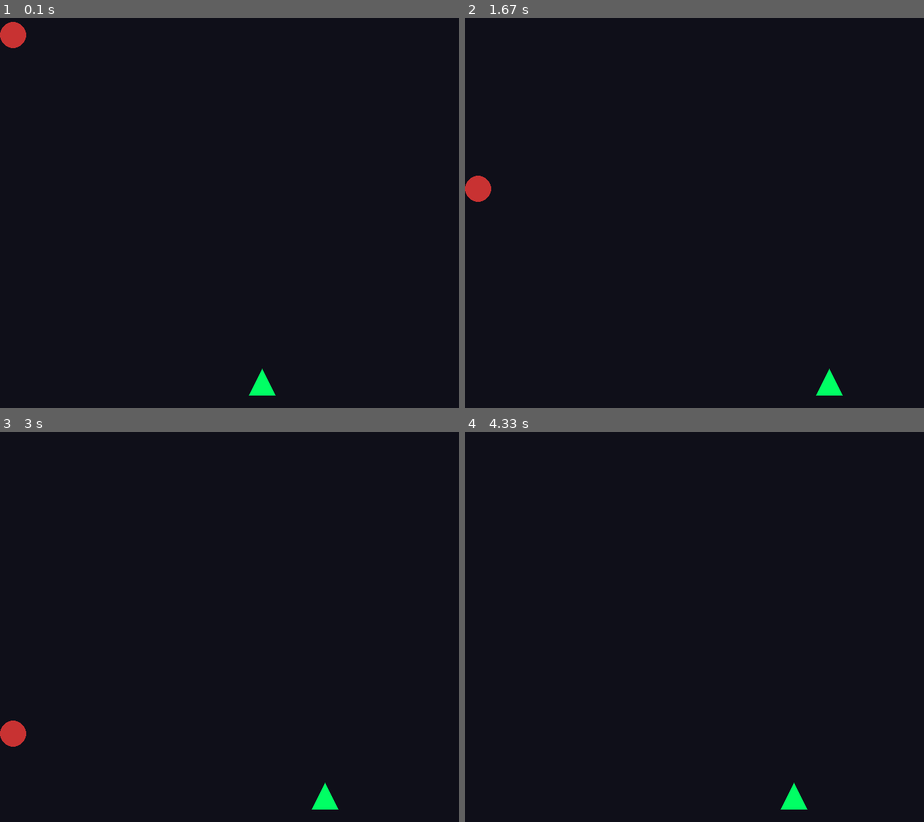
Above: before the commit, frames 1-4 (two rows, left to right).
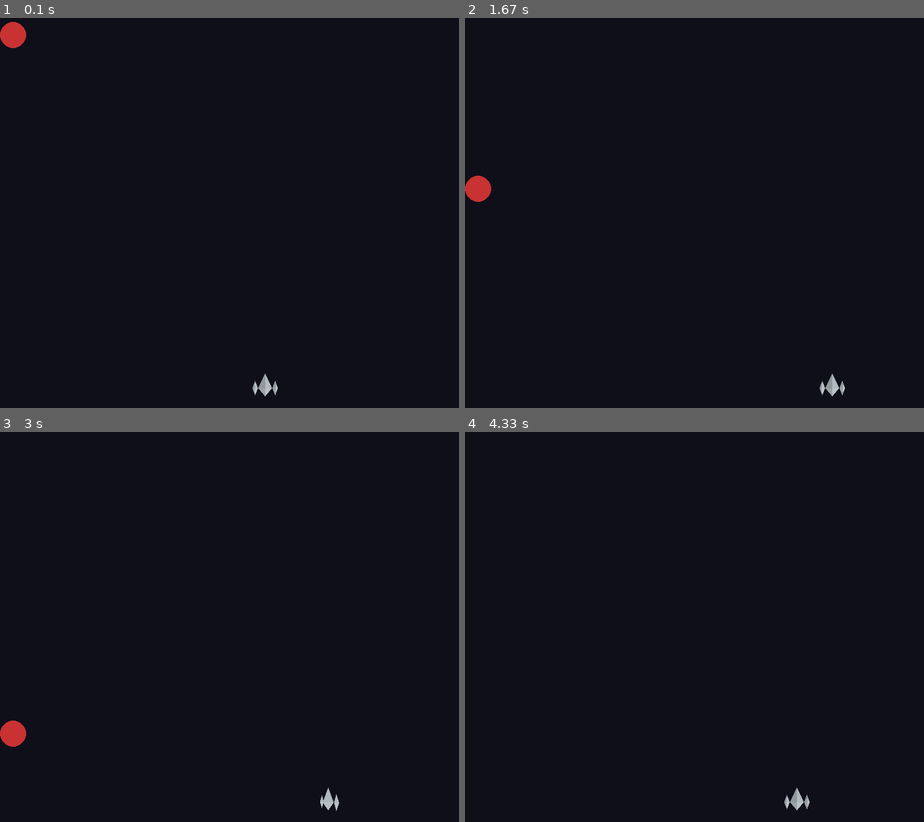
Above: after the commit, the same moments.

Repository: jeser-cavali/projeto-pygame
Game: pygame game, started from Main.py
The game is run twice, just before and just after one commit, with the same random seed, the same clock (stepped at 60 frames per second) and the same inputs.
Inputs:
- Up to frame 1 (0.1 s): no input
- Up to frame 2 (1.67 s): hold A 0.33-0.8 s; hold Right 0.33-0.8 s; tap A at 0.83 s; hold Right 1.17-1.63 s
- Up to frame 3 (3 s): hold Right 1.67-2.13 s; hold Left 2.17-2.7 s; hold Left from 2.73 s (still down)
- Up to frame 4 (4.33 s): release Left at 3.13 s; hold Right 3.17-3.8 s; hold Left 3.83-4.3 s

The runs differ from the first frame. In frame 1, 0.2% of the frame differs, in the area x 54-61%, y 89-97%; in frame 2, 0.2%; in frame 3, 0.2%; in frame 4, 0.2%.

Commit message:
nave customizada

Diff:
--- a/Nave.py
+++ b/Nave.py
@@ -4,6 +4,13 @@
 class Nave(ElementoJogo):
     def __init__(self, largura_tela, altura_tela, velocidade=6, cor=(0, 255, 100)):
         # Inicializa a classe base com posição inicial centralizada embaixo
+        pygame.sprite.Sprite.__init__(self)
+        self.sprites = [
+            pygame.transform.scale(pygame.image.load('media/Ship-middle.png'), (50, 50)),
+            pygame.transform.scale(pygame.image.load('media/Ship-left.png'), (50, 50)),
+            pygame.transform.scale(pygame.image.load('media/Ship-right.png'), (50, 50)),
+        ]
+        self.current_sprite = 0
         super().__init__(
             x=largura_tela // 2 - 20,
             y=altura_tela - 60,
@@ -21,16 +28,20 @@
         """Controla os eventos de teclado para movimentação e disparo."""
         if evento.type == pygame.KEYDOWN:
             if evento.key in (pygame.K_LEFT, pygame.K_a):
+                self.current_sprite = 1
                 self.vel_x = -self.velocidade
             elif evento.key in (pygame.K_RIGHT, pygame.K_d):
+                self.current_sprite = 2
                 self.vel_x = self.velocidade
             elif evento.key == pygame.K_SPACE:
                 self.atirar()
 
         elif evento.type == pygame.KEYUP:
             if evento.key in (pygame.K_LEFT, pygame.K_a) and self.vel_x < 0:
+                self.current_sprite = 0
                 self.vel_x = 0
             elif evento.key in (pygame.K_RIGHT, pygame.K_d) and self.vel_x > 0:
+                self.current_sprite = 0
                 self.vel_x = 0
 
     def mover(self):
@@ -63,12 +74,7 @@
 
     def desenhar(self, tela):
         # Polimorfismo: desenha a nave em formato de triângulo
-        pontos = [
-            (self.rect.centerx, self.rect.top),
-            (self.rect.left, self.rect.bottom),
-            (self.rect.right, self.rect.bottom)
-        ]
-        pygame.draw.polygon(tela, self.cor, pontos)
+        tela.blit(self.sprites[self.current_sprite], (self.rect.x, self.rect.y))
 
         # Desenha os tiros ativos na cor branca
         for tiro in self.tiros:
Binary file added: media/Ship-left.png
Binary file added: media/Ship-middle.png
Binary file added: media/Ship-right.png
